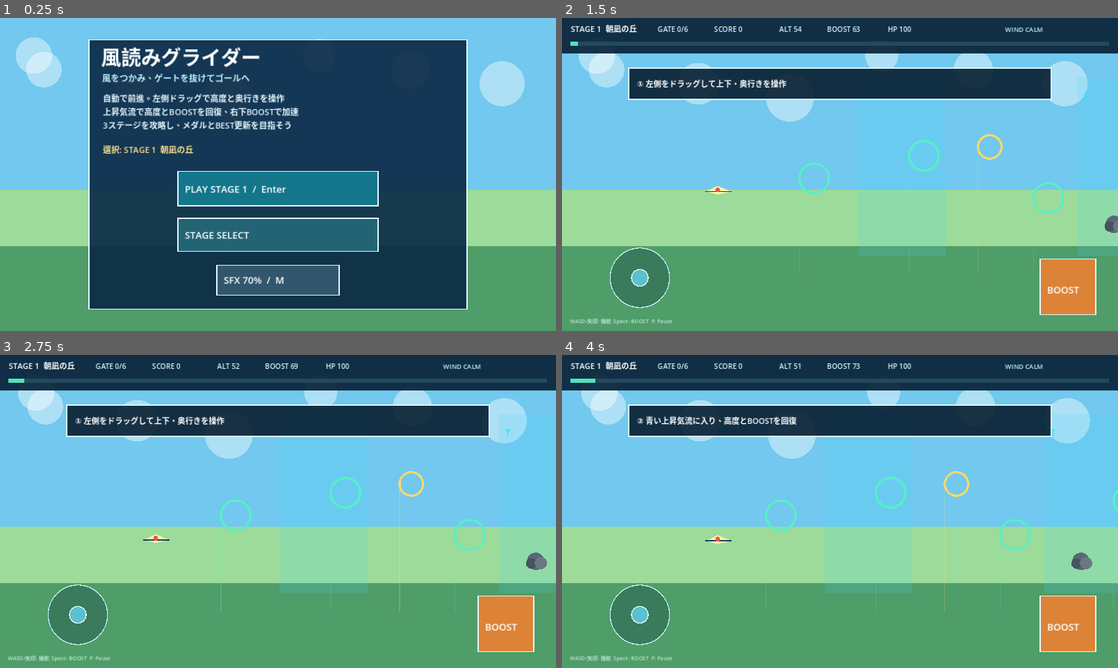
Above: before the commit, frames 1-4 (two rows, left to right).
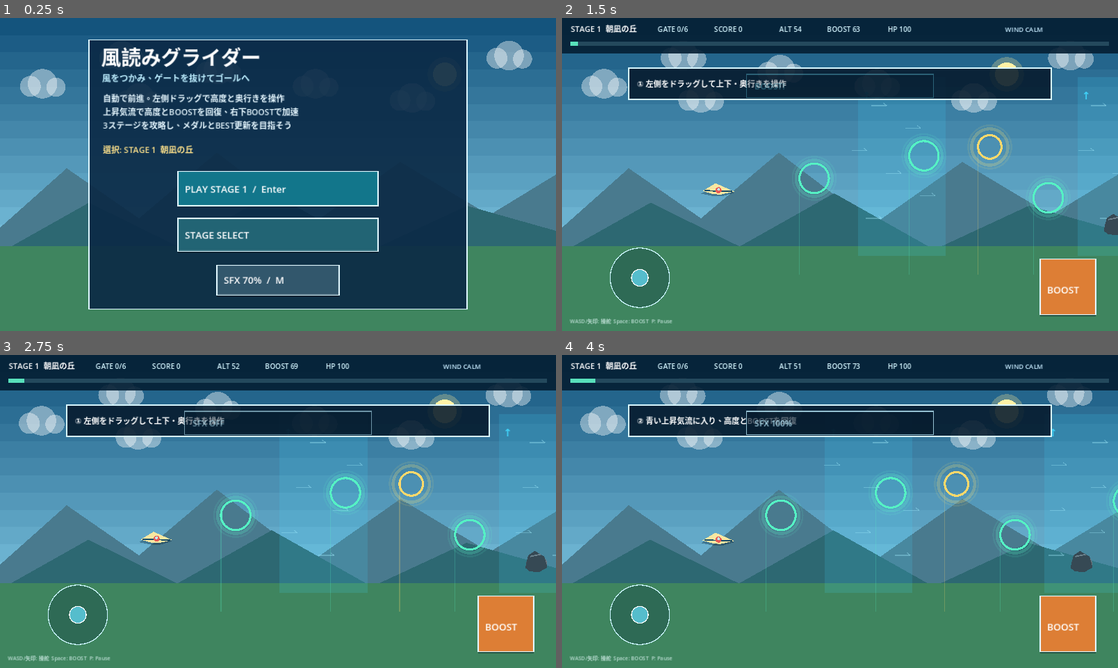
Above: after the commit, the same moments.

Repository: kobitworks/autoai_poc
Game: Godot game, scene res://Main.tscn
The game is run twice, just before and just after one commit, with the same random seed, the same clock (stepped at 60 frames per second) and the same inputs.
Inputs (mouse positions are in pixels of both pictures, inside the frame that each line leads up to):
- Up to frame 1 (0.25 s): no input
- Up to frame 2 (1.5 s): tap Enter at 0.5 s; move the mouse to (962, 158) at 0.52 s; hold D 0.53-1.25 s; tap M at 0.6 s; click (962, 158) at 0.67 s; tap Space at 0.77 s; drag from (728, 190) to (812, 237) at 1.27 s
- Up to frame 3 (2.75 s): move the mouse to (333, 442) at 2.02 s; hold D from 2.03 s (still down); tap Enter at 2.1 s; click (333, 442) at 2.17 s; tap M at 2.3 s
- Up to frame 4 (4 s): release D at 2.75 s; drag from (812, 574) to (673, 464) at 2.77 s; move the mouse to (1006, 558) at 3.52 s; hold A from 3.53 s (still down); tap 2 at 3.6 s; click (1006, 558) at 3.67 s; tap Space at 3.77 s; tap M at 3.8 s

The runs differ from the first frame. In frame 1, 28% of the frame differs, in the area x 0-100%, y 0-73%; in frame 2, 53%; in frame 3, 53%; in frame 4, 53%, in the area x 0-100%, y 11-96%.

Commit message:
P021: improve GAME-G003 audio and public presentation

Diff:
--- a/p021-game/sources/wind-reader-glider/scripts/Main.gd
+++ b/p021-game/sources/wind-reader-glider/scripts/Main.gd
@@ -35,6 +35,14 @@
 var wind_strength := 0.0
 var tutorial_step := 0
 var tutorial_timer := 0.0
+var sfx_player: AudioStreamPlayer
+var sfx_streams: Dictionary = {}
+var last_boost_active := false
+var feedback_text := ""
+var feedback_color := Color.WHITE
+var feedback_timer := 0.0
+var screen_flash := 0.0
+var scene_time := 0.0
 
 var play_rect := Rect2()
 var stage_select_rect := Rect2()
@@ -53,6 +61,7 @@
 	model.reset(stage)
 	saves = SaveManagerScript.new()
 	saves.load_state()
+	_setup_audio()
 	if ResourceLoader.exists("res://fonts/NotoSansJP.ttf"):
 		font = load("res://fonts/NotoSansJP.ttf") as Font
 	else:
@@ -61,6 +70,67 @@
 	set_process_input(true)
 	queue_redraw()
 
+func _setup_audio() -> void:
+	sfx_player = AudioStreamPlayer.new()
+	sfx_player.name = "SFXPlayer"
+	add_child(sfx_player)
+	sfx_streams = {
+		"ui": _make_tone(520.0, 720.0, 0.07, 0.18),
+		"gate": _make_tone(620.0, 980.0, 0.13, 0.24),
+		"bonus": _make_tone(780.0, 1320.0, 0.17, 0.22),
+		"miss": _make_tone(240.0, 170.0, 0.12, 0.16),
+		"boost": _make_tone(180.0, 520.0, 0.16, 0.16),
+		"collision": _make_tone(150.0, 72.0, 0.20, 0.26),
+		"clear": _make_tone(520.0, 1180.0, 0.34, 0.22),
+		"fail": _make_tone(310.0, 105.0, 0.30, 0.20)
+	}
+
+func _make_tone(start_hz: float, end_hz: float, duration: float, gain: float) -> AudioStreamWAV:
+	var mix_rate := 22050
+	var sample_count := maxi(128, int(duration * float(mix_rate)))
+	var pcm := PackedByteArray()
+	pcm.resize(sample_count * 2)
+	for i in range(sample_count):
+		var t := float(i) / float(maxi(1, sample_count - 1))
+		var hz := lerpf(start_hz, end_hz, t)
+		var envelope := sin(PI * t)
+		var phase := TAU * hz * float(i) / float(mix_rate)
+		var wave := sin(phase) * 0.76 + sin(phase * 2.0) * 0.24
+		var sample := clampi(int(wave * envelope * gain * 32767.0), -32768, 32767)
+		var unsigned_sample := sample if sample >= 0 else sample + 65536
+		pcm[i * 2] = unsigned_sample & 0xff
+		pcm[i * 2 + 1] = (unsigned_sample >> 8) & 0xff
+	var stream := AudioStreamWAV.new()
+	stream.format = AudioStreamWAV.FORMAT_16_BITS
+	stream.mix_rate = mix_rate
+	stream.stereo = false
+	stream.data = pcm
+	return stream
+
+func _play_sfx(name: String) -> void:
+	if sfx_player == null or saves == null or not sfx_streams.has(name):
+		return
+	var levels := [1.0, 0.7, 0.4, 0.0]
+	var level := float(levels[clampi(saves.sfx_step, 0, levels.size() - 1)])
+	if level <= 0.0:
+		return
+	sfx_player.stop()
+	sfx_player.stream = sfx_streams[name] as AudioStream
+	sfx_player.volume_db = linear_to_db(level)
+	sfx_player.play()
+
+func _cycle_sfx() -> void:
+	saves.cycle_sfx()
+	_play_sfx("ui")
+	_set_feedback(saves.sfx_label(), Color("#bceeff"), 0.08)
+	queue_redraw()
+
+func _set_feedback(text_value: String, color_value: Color, flash_strength: float = 0.18) -> void:
+	feedback_text = text_value
+	feedback_color = color_value
+	feedback_timer = 1.05
+	screen_flash = maxf(screen_flash, flash_strength)
+
 func _notification(what: int) -> void:
 	if what == NOTIFICATION_RESIZED and is_inside_tree():
 		queue_redraw()
@@ -75,10 +145,12 @@
 	stage = StageDefinitionScript.get_stage(selected_stage_id)
 
 func _open_stage_select() -> void:
+	_play_sfx("ui")
 	state = ScreenState.STAGE_SELECT
 	queue_redraw()
 
 func _start_run() -> void:
+	_play_sfx("ui")
 	stage = StageDefinitionScript.get_stage(selected_stage_id)
 	model = FlightModelScript.new()
 	model.reset(stage)
@@ -100,9 +172,16 @@
 	result_best = false
 	tutorial_step = 0 if not saves.tutorial_completed else 3
 	tutorial_timer = 0.0
+	last_boost_active = false
+	feedback_text = ""
+	feedback_timer = 0.0
+	screen_flash = 0.0
 	queue_redraw()
 
 func _physics_process(delta: float) -> void:
+	scene_time += delta
+	feedback_timer = maxf(0.0, feedback_timer - delta)
+	screen_flash = maxf(0.0, screen_flash - delta * 2.8)
 	if state != ScreenState.RUNNING or paused:
 		queue_redraw()
 		return
@@ -120,6 +199,10 @@
 	var boost_pressed := Input.is_key_pressed(KEY_SPACE) or boost_touch_id >= 0 or mouse_boost
 	var wind := _current_wind()
 	model.step(delta, steer, boost_pressed, wind)
+	if model.boosting and not last_boost_active:
+		_play_sfx("boost")
+		_set_feedback("BOOST!", Color("#73e8ff"), 0.10)
+	last_boost_active = model.boosting
 	_process_gates()
 	_process_obstacles()
 
@@ -186,12 +269,18 @@
 			if bool(gate["required"]):
 				required_passed += 1
 				score += 1000
+				_play_sfx("gate")
+				_set_feedback("GATE +1000", Color("#72f1c8"), 0.18)
 			else:
 				bonus_passed += 1
 				score += 1500
+				_play_sfx("bonus")
+				_set_feedback("BONUS +1500", Color("#ffe58a"), 0.24)
 			score += mini(1000, 250 * maxi(0, combo - 1))
 		else:
 			combo = 0
+			_play_sfx("miss")
+			_set_feedback("GATE MISSED", Color("#c5d3dc"), 0.10)
 
 func _process_obstacles() -> void:
 	var index := 0
@@ -207,6 +296,8 @@
 		hit = hit and absf(model.position.z - float(obstacle["depth"])) <= float(obstacle["depth_radius"])
 		if hit and model.apply_collision(float(obstacle["damage"])):
 			combo = 0
+			_play_sfx("collision")
+			_set_feedback("HIT!  DURABILITY DOWN", Color("#ff9b91"), 0.34)
 
 func _finish_run(clear: bool, reason: String) -> void:
 	if state != ScreenState.RUNNING:
@@ -226,10 +317,16 @@
 		result_best = saves.record_stage(selected_stage_id, score, int(model.elapsed * 1000.0), result_medal)
 		if selected_stage_id < 3:
 			saves.unlock_stage(selected_stage_id + 1)
+		_play_sfx("clear")
+		_set_feedback("CLEAR!  %s" % result_medal, Color("#78f4ce"), 0.38)
+	else:
+		_play_sfx("fail")
+		_set_feedback("FAILED", Color("#ff9b91"), 0.34)
 	touch_steer = Vector2.ZERO
 	steer_touch_id = -1
 	boost_touch_id = -1
 	mouse_boost = false
+	last_boost_active = false
 	queue_redraw()
 
 func _medal_for_score(value: int) -> String:
@@ -272,7 +369,7 @@
 				_start_run()
 				return
 			if key.keycode == KEY_M:
-				saves.cycle_sfx()
+				_cycle_sfx()
 				queue_redraw()
 				return
 			if (key.keycode == KEY_P or key.keycode == KEY_ESCAPE) and state == ScreenState.RUNNING:
@@ -292,7 +389,7 @@
 				elif stage_select_rect.has_point(touch.position):
 					_open_stage_select()
 				elif sound_rect.has_point(touch.position):
-					saves.cycle_sfx()
+					_cycle_sfx()
 					queue_redraw()
 				return
 			if state == ScreenState.STAGE_SELECT:
@@ -355,7 +452,7 @@
 			elif stage_select_rect.has_point(mouse.position):
 				_open_stage_select()
 			elif sound_rect.has_point(mouse.position):
-				saves.cycle_sfx()
+				_cycle_sfx()
 				queue_redraw()
 		elif state == ScreenState.STAGE_SELECT and mouse.pressed:
 			for i in range(stage_buttons.size()):
@@ -408,6 +505,7 @@
 		_draw_running()
 	else:
 		_draw_result()
+	_draw_feedback_overlay()
 	if qa_mode:
 		_draw_qa_overlay()
 
@@ -443,13 +541,56 @@
 func _draw_sky() -> void:
 	var w := size.x
 	var h := size.y
-	draw_rect(Rect2(Vector2.ZERO, size), Color("#72c8ee"), true)
-	draw_rect(Rect2(0, h * 0.55, w, h * 0.45), Color("#9cdb9a"), true)
-	draw_rect(Rect2(0, h * 0.73, w, h * 0.27), Color("#4f9d68"), true)
-	for i in range(9):
-		var cx := fmod(float(i * 211) + model.position.x * (0.08 + i * 0.006), w + 220.0) - 110.0
+	var top := Color("#14547d")
+	var horizon := Color("#8bd4ee")
+	var far_mountain := Color("#497a8e")
+	var near_mountain := Color("#2d6872")
+	if selected_stage_id == 2:
+		top = Color("#214b72")
+		horizon = Color("#9dc8d8")
+		far_mountain = Color("#5c7080")
+		near_mountain = Color("#384f5d")
+	elif selected_stage_id == 3:
+		top = Color("#27365d")
+		horizon = Color("#7c91b1")
+		far_mountain = Color("#50536d")
+		near_mountain = Color("#35394f")
+	for i in range(16):
+		var t := float(i) / 15.0
+		var band_y := h * 0.055 * float(i)
+		draw_rect(Rect2(0, band_y, w, h * 0.06 + 1.0), top.lerp(horizon, t), true)
+	if selected_stage_id < 3:
+		var sun := Vector2(w * 0.80, h * 0.18)
+		draw_circle(sun, maxf(30.0, minf(w, h) * 0.055), Color(1.0, 0.91, 0.58, 0.28))
+		draw_circle(sun, maxf(20.0, minf(w, h) * 0.038), Color("#fff2a6"))
+	var far_points := PackedVector2Array([
+		Vector2(0, h * 0.67), Vector2(w * 0.12, h * 0.48), Vector2(w * 0.25, h * 0.64),
+		Vector2(w * 0.39, h * 0.43), Vector2(w * 0.56, h * 0.66), Vector2(w * 0.72, h * 0.46),
+		Vector2(w * 0.88, h * 0.63), Vector2(w, h * 0.50), Vector2(w, h * 0.78), Vector2(0, h * 0.78)
+	])
+	draw_colored_polygon(far_points, far_mountain)
+	var parallax := fmod(model.position.x * 0.035, maxf(1.0, w))
+	var near_points := PackedVector2Array([
+		Vector2(-parallax, h * 0.75), Vector2(w * 0.16 - parallax, h * 0.59),
+		Vector2(w * 0.32 - parallax, h * 0.73), Vector2(w * 0.49 - parallax, h * 0.56),
+		Vector2(w * 0.67 - parallax, h * 0.74), Vector2(w * 0.84 - parallax, h * 0.60),
+		Vector2(w * 1.08 - parallax, h * 0.72), Vector2(w * 1.08 - parallax, h), Vector2(-parallax, h)
+	])
+	draw_colored_polygon(near_points, near_mountain)
+	draw_rect(Rect2(0, h * 0.73, w, h * 0.27), Color("#3f855f"), true)
+	for i in range(8):
+		var cx := fmod(float(i * 223) - model.position.x * (0.04 + i * 0.004) + w * 1.5, w + 240.0) - 120.0
 		var cy := h * (0.12 + 0.045 * float(i % 4))
-		draw_circle(Vector2(cx, cy), 34.0 + float((i * 7) % 24), Color(1, 1, 1, 0.42))
+		var cloud := Color(1.0, 1.0, 1.0, 0.40 if selected_stage_id < 3 else 0.22)
+		draw_circle(Vector2(cx - 28, cy + 6), 24.0, cloud)
+		draw_circle(Vector2(cx, cy), 34.0, cloud)
+		draw_circle(Vector2(cx + 31, cy + 8), 22.0, cloud)
+	if selected_stage_id == 3:
+		var lightning_x := w * (0.72 + sin(scene_time * 0.8) * 0.02)
+		draw_polyline(PackedVector2Array([
+			Vector2(lightning_x, h * 0.18), Vector2(lightning_x - 18, h * 0.31),
+			Vector2(lightning_x + 4, h * 0.30), Vector2(lightning_x - 12, h * 0.44)
+		]), Color(0.84, 0.91, 1.0, 0.42), 3.0)
 
 func _draw_title() -> void:
 	var w := size.x
@@ -509,6 +650,7 @@
 
 func _draw_running() -> void:
 	_draw_course()
+	_draw_course_fx()
 	_draw_hud()
 	_draw_touch_controls()
 	if selected_stage_id == 1 and tutorial_step < 3:
@@ -584,6 +726,98 @@
 	if model.boosting:
 		draw_line(glider + Vector2(-30, 6), glider + Vector2(-64, 10), Color("#e8fbff"), 6.0)
 		draw_line(glider + Vector2(-30, 2), glider + Vector2(-52, -4), Color("#63ddff"), 3.0)
+
+func _draw_course_fx() -> void:
+	var w := size.x
+	var h := size.y
+	var anchor_x := w * 0.28
+	var ground_y := h * 0.82
+	var ppm := maxf(0.45, w / 760.0)
+	var altitude_scale := h * 0.0057
+	var depth_offset := h * 0.060
+	for zone in stage["wind_zones"]:
+		var sx := anchor_x + (float(zone["x_start"]) - model.position.x) * ppm
+		var ex := anchor_x + (float(zone["x_end"]) - model.position.x) * ppm
+		if ex < 0.0 or sx > w:
+			continue
+		var flow_color := Color(0.65, 0.94, 1.0, 0.34)
+		if str(zone["type"]) == "TAILWIND":
+			flow_color = Color(0.58, 1.0, 0.72, 0.34)
+		elif str(zone["type"]) == "CROSSWIND":
+			flow_color = Color(1.0, 0.88, 0.48, 0.34)
+		elif str(zone["type"]) == "TURBULENCE":
+			flow_color = Color(0.83, 0.65, 1.0, 0.34)
+		var span := maxf(1.0, ex - sx)
+		for i in range(6):
+			var phase := fmod(scene_time * (32.0 + float(i) * 5.0) + float(i) * 71.0, span)
+			var px := sx + phase
+			var py := h * (0.28 + 0.072 * float(i))
+			draw_line(Vector2(px - 18, py), Vector2(px + 18, py), flow_color, 2.0)
+			draw_line(Vector2(px + 18, py), Vector2(px + 10, py - 6), flow_color, 2.0)
+	for gate in stage["gates"]:
+		var gx := anchor_x + (float(gate["x"]) - model.position.x) * ppm
+		if gx < -90.0 or gx > w + 90.0:
+			continue
+		var gy := ground_y - float(gate["altitude"]) * altitude_scale + float(gate["depth"]) * depth_offset
+		var gate_id := str(gate["id"])
+		var passed: Variant = processed_gates.get(gate_id, null)
+		var c := Color("#5ef4c8") if bool(gate["required"]) else Color("#ffe16f")
+		if passed != null and not bool(passed):
+			c = Color("#82939c")
+		var pulse := 2.0 + sin(scene_time * 5.0 + float(gate_id.length())) * 2.0
+		draw_arc(Vector2(gx, gy), 40.0 + pulse, 0.0, TAU, 40, Color(c, 0.24), 7.0)
+		draw_arc(Vector2(gx, gy), 48.0 + pulse, 0.0, TAU, 40, Color(c, 0.10), 4.0)
+		if passed != null and bool(passed):
+			for ray in range(6):
+				var angle := TAU * float(ray) / 6.0 + scene_time
+				var p1 := Vector2(gx, gy) + Vector2(cos(angle), sin(angle)) * 50.0
+				var p2 := Vector2(gx, gy) + Vector2(cos(angle), sin(angle)) * 64.0
+				draw_line(p1, p2, Color(c, 0.55), 2.0)
+	for obstacle in stage["obstacles"]:
+		var ox := anchor_x + (float(obstacle["x"]) - model.position.x) * ppm
+		if ox < -60.0 or ox > w + 60.0:
+			continue
+		var oy := ground_y - float(obstacle["altitude"]) * altitude_scale + float(obstacle["depth"]) * depth_offset
+		var rock := PackedVector2Array([
+			Vector2(ox - 24, oy + 15), Vector2(ox - 17, oy - 14), Vector2(ox - 2, oy - 24),
+			Vector2(ox + 20, oy - 11), Vector2(ox + 27, oy + 14), Vector2(ox + 8, oy + 25),
+			Vector2(ox - 14, oy + 23)
+		])
+		draw_colored_polygon(rock, Color("#364954"))
+		draw_line(Vector2(ox - 13, oy - 11), Vector2(ox + 11, oy - 16), Color(0.72, 0.82, 0.86, 0.42), 3.0)
+	var glider_y := ground_y - model.position.y * altitude_scale + model.position.z * depth_offset
+	var glider := Vector2(anchor_x, glider_y)
+	var wing_shadow := PackedVector2Array([
+		glider + Vector2(-38, 9), glider + Vector2(-7, -10), glider + Vector2(38, 7),
+		glider + Vector2(10, 15), glider + Vector2(-8, 15)
+	])
+	draw_colored_polygon(wing_shadow, Color(0.02, 0.13, 0.20, 0.36))
+	var wing := PackedVector2Array([
+		glider + Vector2(-35, 3), glider + Vector2(-5, -15), glider + Vector2(38, 4),
+		glider + Vector2(7, 11), glider + Vector2(-10, 10)
+	])
+	draw_colored_polygon(wing, Color("#f7e7a1"))
+	draw_line(glider + Vector2(-30, 2), glider + Vector2(34, 4), Color("#174b67"), 3.0)
+	draw_circle(glider + Vector2(2, 1), 7.0, Color("#e85b55"))
+	draw_circle(glider + Vector2(2, -1), 3.0, Color("#bceeff"))
+	if model.boosting:
+		for i in range(4):
+			var trail_len := 26.0 + float(i) * 14.0
+			var trail_y := float(i - 2) * 5.0 + sin(scene_time * 13.0 + float(i)) * 2.0
+			draw_line(glider + Vector2(-31, trail_y), glider + Vector2(-31 - trail_len, trail_y + 3), Color(0.60, 0.94, 1.0, 0.68 - float(i) * 0.11), 3.0)
+
+func _draw_feedback_overlay() -> void:
+	if screen_flash > 0.0:
+		draw_rect(Rect2(Vector2.ZERO, size), Color(feedback_color, minf(0.16, screen_flash * 0.42)), true)
+	if feedback_timer <= 0.0 or feedback_text == "":
+		return
+	var alpha := clampf(feedback_timer, 0.0, 1.0)
+	var box_w := minf(size.x * 0.68, 430.0)
+	var box_h := maxf(48.0, minf(size.y * 0.075, 68.0))
+	var box := Rect2((size.x - box_w) * 0.5, size.y * 0.18, box_w, box_h)
+	draw_rect(box, Color(0.02, 0.10, 0.17, 0.72 * alpha), true)
+	draw_rect(box, Color(feedback_color, 0.90 * alpha), false, 2.0)
+	_text(box.position + Vector2(18, box.size.y * 0.64), feedback_text, int(clampf(box.size.y * 0.36, 16.0, 24.0)), Color(feedback_color, alpha))
 
 func _draw_hud() -> void:
 	var w := size.x
@@ -672,7 +906,10 @@
 	_text(rect.position + Vector2(8, 20), text_value, 12, Color("#a7ffce"))
 
 func _button(rect: Rect2, label: String, color: Color) -> void:
-	draw_rect(rect, Color(color, 0.92), true)
+	var shadow := Rect2(rect.position + Vector2(0, 4), rect.size)
+	draw_rect(shadow, Color(0.01, 0.06, 0.09, 0.42), true)
+	draw_rect(rect, Color(color, 0.94), true)
+	draw_rect(Rect2(rect.position + Vector2(2, 2), rect.size - Vector2(4, 4)), Color(1, 1, 1, 0.08), false, 2.0)
 	draw_rect(rect, Color("#e1f8ff"), false, 2.0)
 	var fs := int(clampf(rect.size.y * 0.34, 14.0, 22.0))
 	_text(rect.position + Vector2(16, rect.size.y * 0.62), label, fs, Color.WHITE)
Not shown, changed: .github/workflows/p021-game-g003-wind-reader-godot-web.yml
Not shown, changed: p021-game/sources/wind-reader-glider/ASSETS.md
Not shown, changed: p021-game/sources/wind-reader-glider/CREDITS.md
